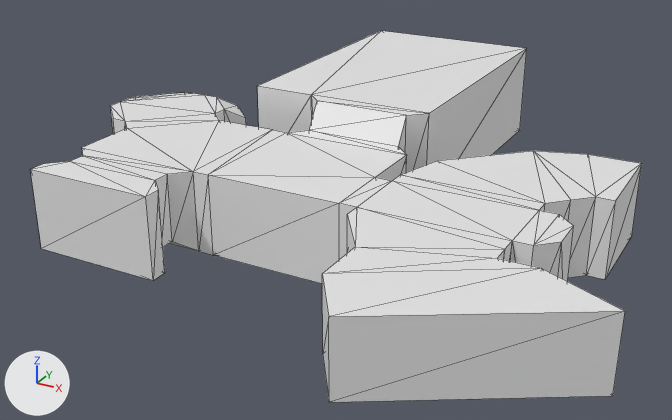
Before and after pictures for a commit that changed the Blender file data/levels/neo/crater/source/crater4.blend.
The view is the same before and after, from a camera (50 mm lens) standing at (937.0, -1139.0, 580.0) and looking at (324.0, -24.0, 22.0). Lighting does not change. The marker at lower left points along +X, +Y and +Z. Mesh edges are drawn as thin lines. Materials are left out; every surface is plain grey.

The scene before the commit, as lines of its bpy script (objects in view):
```python
me_crater = bpy.data.meshes.new('crater')
me_crater.from_pydata(...)  # 140 vertices, 122 faces; spans x 0.0..1.0, y 0.0, z -20.0..160.0
# faces by material slot: [120, 2]
me_crater.materials.append(mat_metal_plate_floor)
me_crater.materials.append(mat_agor_invislight)
ob_crater = bpy.data.objects.new('crater', me_crater)
ob_crater.parent = ob_frame_root
ob_crater.location = (0.0, 0.0, 0.0)
ob_crater.scale = (1500.0, 1500.0, 1.0)
_m = ob_crater.modifiers.new('Triangulate', 'TRIANGULATE')
_m.keep_custom_normals = True
_m = ob_crater.modifiers.new('EdgeSplit', 'EDGE_SPLIT')
```
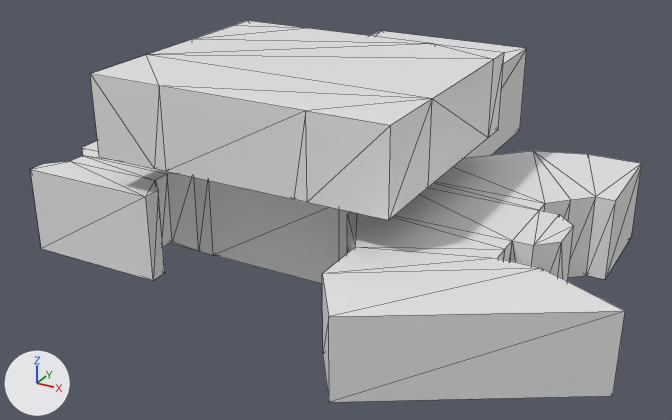
Patch to the scene script:
```diff
--- a/data/levels/neo/crater/source/crater4.blend.py
+++ b/data/levels/neo/crater/source/crater4.blend.py
@@ me_crater @@
 # used by ob_crater; parent = ob_frame_root; location = (0.0, 0.0, 0.0); scale = (1500.0, 1500.0, 1.0)
-me_crater.from_pydata(...)  # 140 vertices, 122 faces; spans x 0.0..1.0, y 0.0, z -20.0..160.0
+me_crater.from_pydata(...)  # 196 vertices, 188 faces; spans x 0.0..1.0, y 0.0, z -20.0..273.0
+# me_crater part 1
+# 1 face is deleted
+# 39 vertices are added at x 0.0, y 0.0, z 145.0..273.0
+# 5 new vertices lie (0.0, 0.0, 17.0) away from vertices in x 0.0, y 0.0, z 120.0
+# 5 new vertices lie (0.0, 0.0, 11.0) away from vertices in x 0.0, y 0.0, z 137.0
+# 7 new vertices lie (0.0, 0.0, 108.0) away from vertices in x 0.0, y 0.0, z 165.0
+# 67 new faces join them
```

Boxes [x1, y1, x2, y2] around the edits, measured in the pictures (672 x 420 px):
'crater', reshaped: before [30, 31, 642, 402]; after [30, 21, 642, 402]
part 1 of me_crater, built on: before [209, 133, 406, 203]; after [90, 21, 504, 220]
